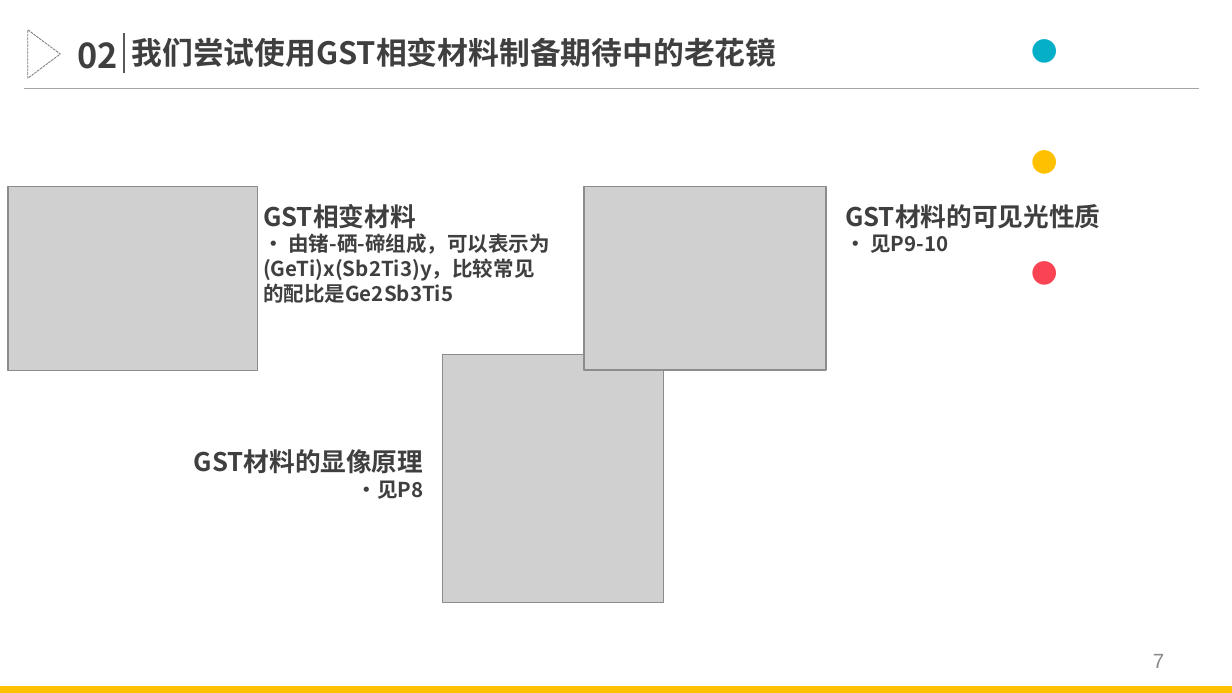
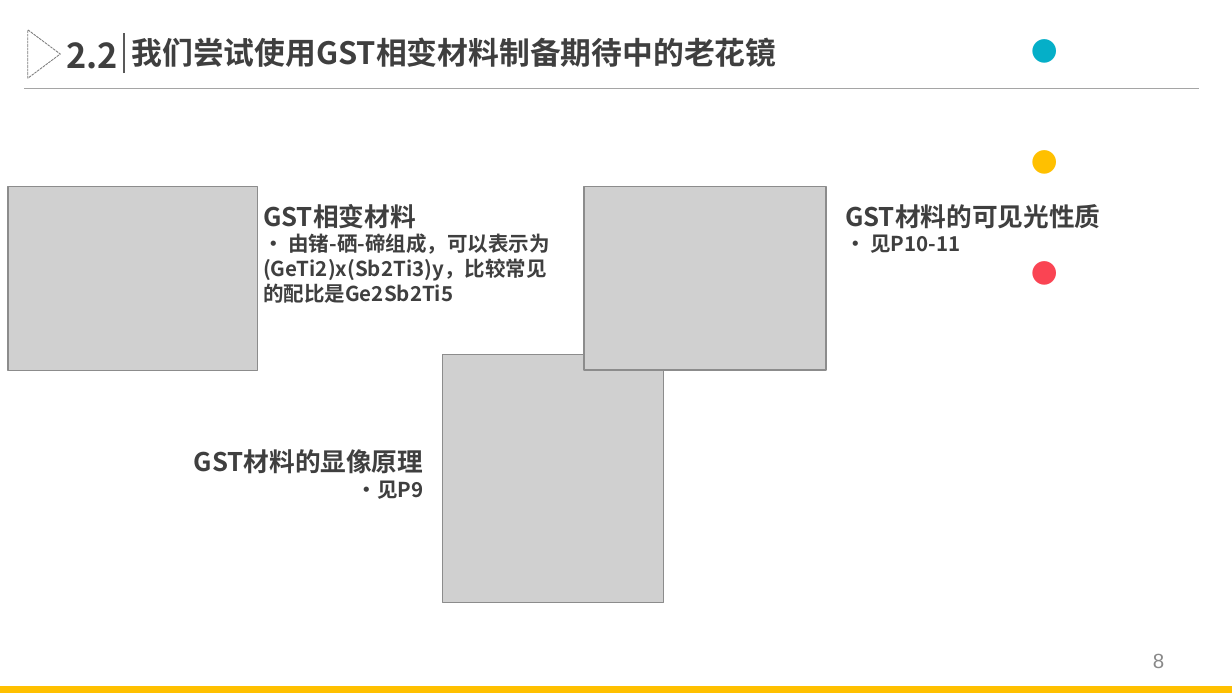
Before and after one commit to Linyu1Bai/ThuEE, a slide deck: slide 8 of Graduation/开题报告.pptx (slide 7 before the commit). Drawn at 1232x693 pixels with LibreOffice and Linux fonts; fonts in the diff are those of the drawing; grey boxes stand for pictures. Boxes give left, top, right and bottom in pixels: in the first picture for what was removed or moved away, otherwise in the second. Text is boxed around its words. In the diff, an @@ line names an element or a change of style, - is before the commit and + after.

```diff
--- a/Graduation/开题报告.pptx
+++ b/Graduation/开题报告.pptx
@@ text at bbox=[66, 42, 118, 69]: text changed @@
-02
+2.2
@@ text at bbox=[263, 233, 549, 303]: text changed @@
-· 由锗-硒-碲组成，可以表示为(GeTi)x(Sb2Ti3)y，比较常见的配比是Ge2Sb3Ti5
+· 由锗-硒-碲组成，可以表示为(GeTi2)x(Sb2Ti3)y，比较常见的配比是Ge2Sb2Ti5
@@ text at bbox=[870, 234, 960, 253]: text changed @@
-· 见P9-10
+· 见P10-11
@@ text at bbox=[357, 480, 424, 499]: text changed @@
-·见P8
+·见P9
@@ page number at bbox=[1153, 654, 1164, 668]: text changed @@
-7
+8
```
Also in this commit, not shown: 9 other slides changed, 2 slides added.
